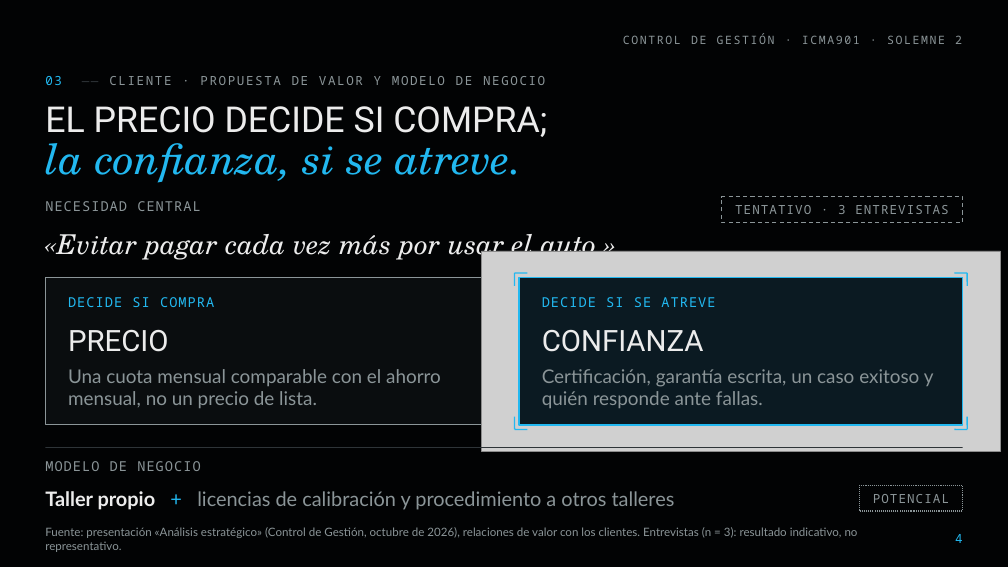
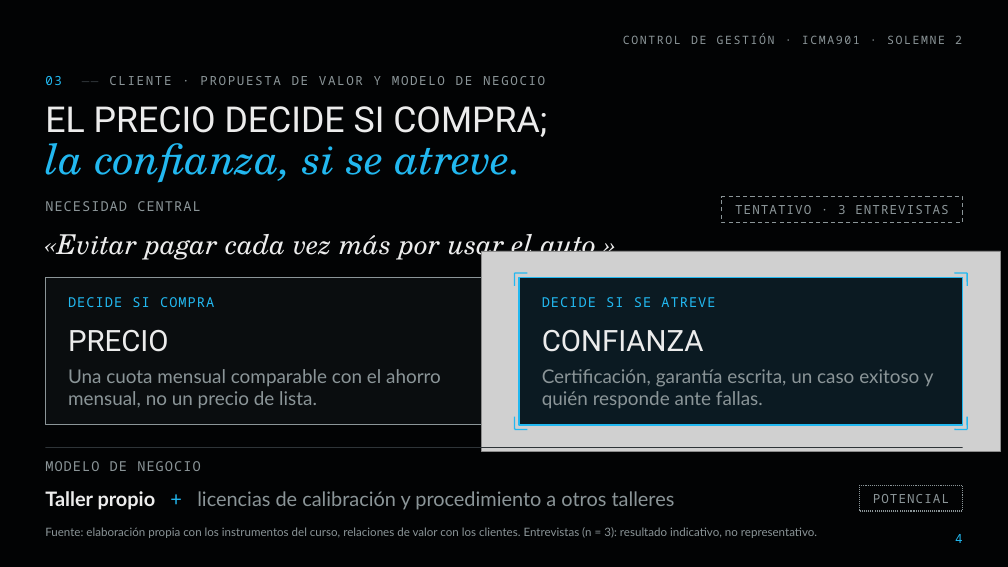
Before and after one commit to diegoaam0109-ux/lumine, a slide deck: slide 4 of solemne-2/Lumine_Solemne2_CMI_Control_de_Gestion.pptx. Drawn at 1008x567 pixels with LibreOffice and Linux fonts; fonts in the diff are those of the drawing; grey boxes stand for pictures; background and template pictures are left out. Boxes give left, top, right and bottom in pixels: in the first picture for what was removed or moved away, otherwise in the second. Text is boxed around its words. In the diff, an @@ line names an element or a change of style, - is before the commit and + after.

```diff
--- a/solemne-2/Lumine_Solemne2_CMI_Control_de_Gestion.pptx
+++ b/solemne-2/Lumine_Solemne2_CMI_Control_de_Gestion.pptx
@@ text at box(45, 527, 817, 538): text changed @@
-Fuente: presentación «Análisis estratégico» (Control de Gestión, octubre de 2026), relaciones de valor con los clientes. Entrevistas (n = 3): resultado indicativo, no representativo.
+Fuente: elaboración propia con los instrumentos del curso, relaciones de valor con los clientes. Entrevistas (n = 3): resultado indicativo, no representativo.
```
Also in this commit, not shown: 26 other slides changed, 24 other files.
